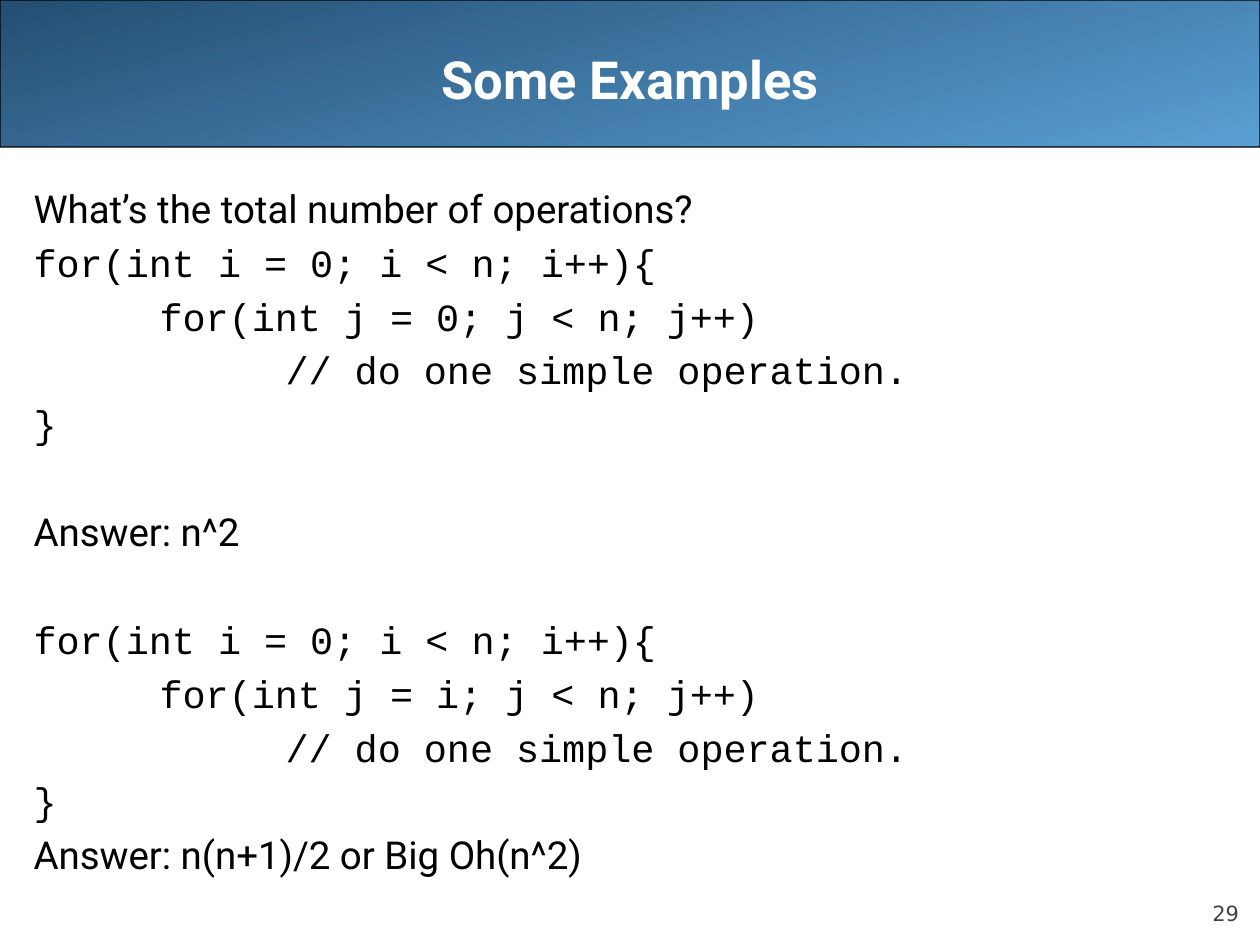
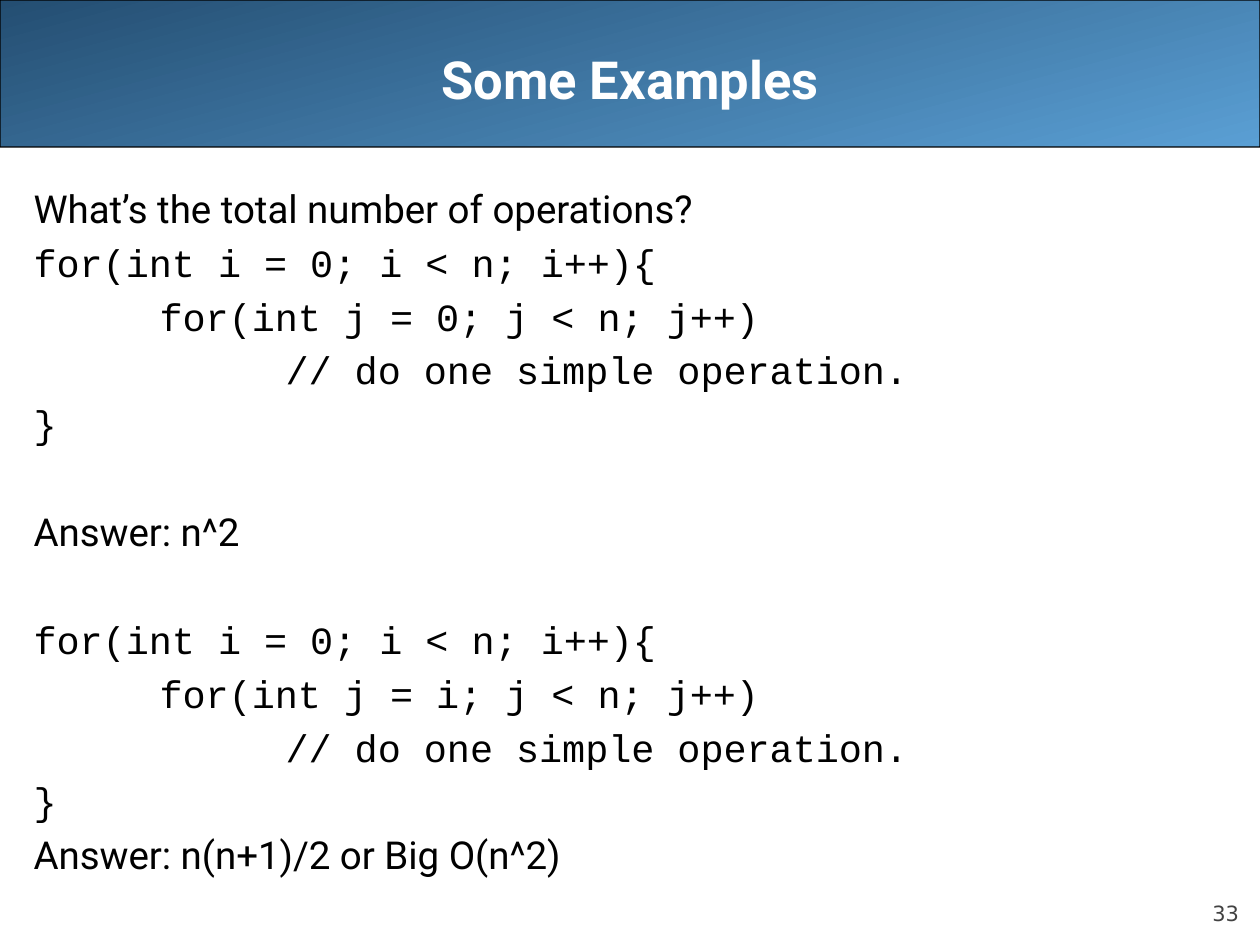
Before and after one commit to LongBaoNguyen/longbaonguyen.github.io, a slide deck: slide 33 of courses/apcsa/lecture21.pptx (slide 29 before the commit). Drawn at 1260x945 pixels with LibreOffice and Linux fonts; fonts in the diff are those of the drawing. Boxes give left, top, right and bottom in pixels: in the first picture for what was removed or moved away, otherwise in the second. Text is boxed around its words. In the diff, an @@ line names an element or a change of style, - is before the commit and + after.

```diff
--- a/courses/apcsa/lecture21.pptx
+++ b/courses/apcsa/lecture21.pptx
@@ text at [34, 838, 561, 878]: text changed @@
-Answer: n(n+1)/2 or Big Oh(n^2)
+Answer: n(n+1)/2 or Big O(n^2)
@@ page number at [1212, 905, 1239, 922]: text changed @@
-29
+33
```
Also in this commit, not shown: 4 other slides changed, 4 slides added, 12 other files.
